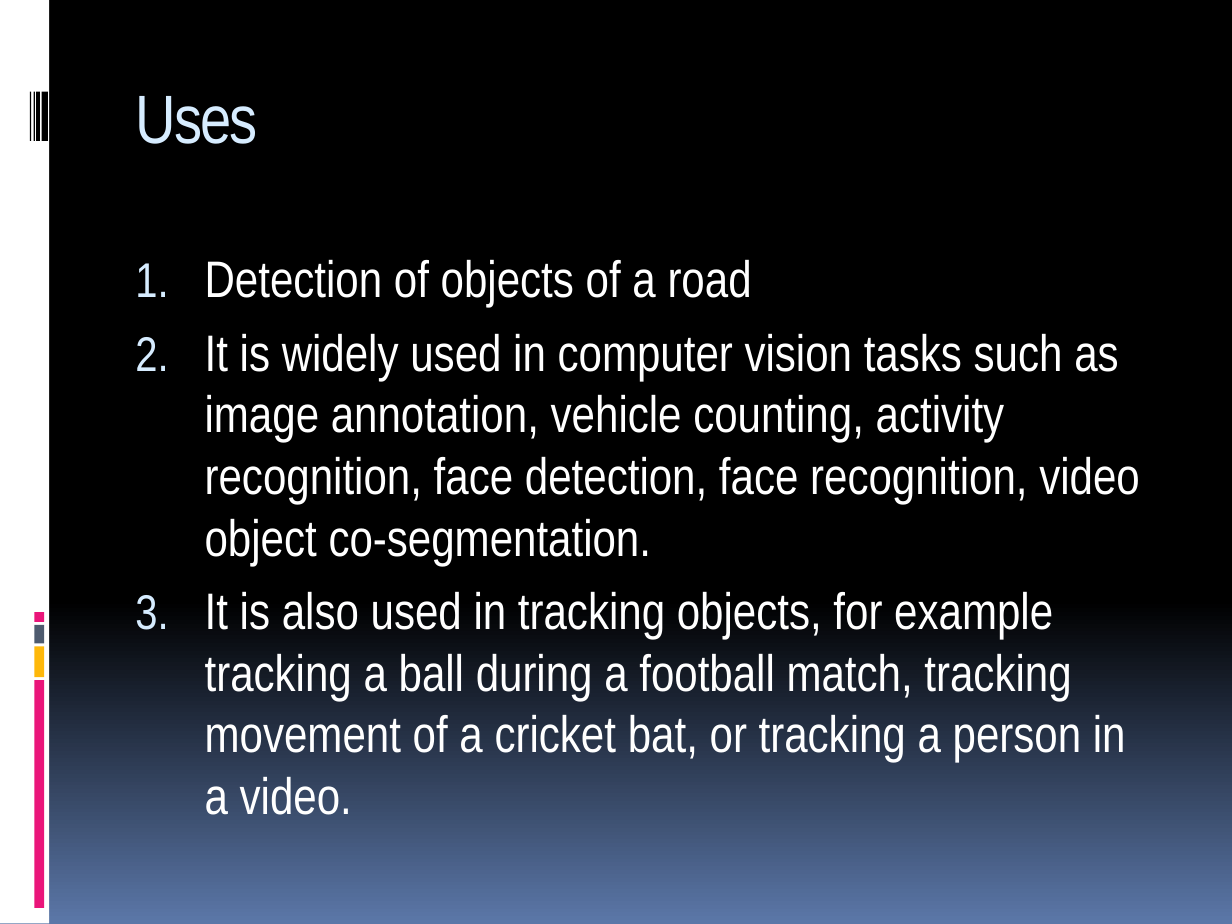
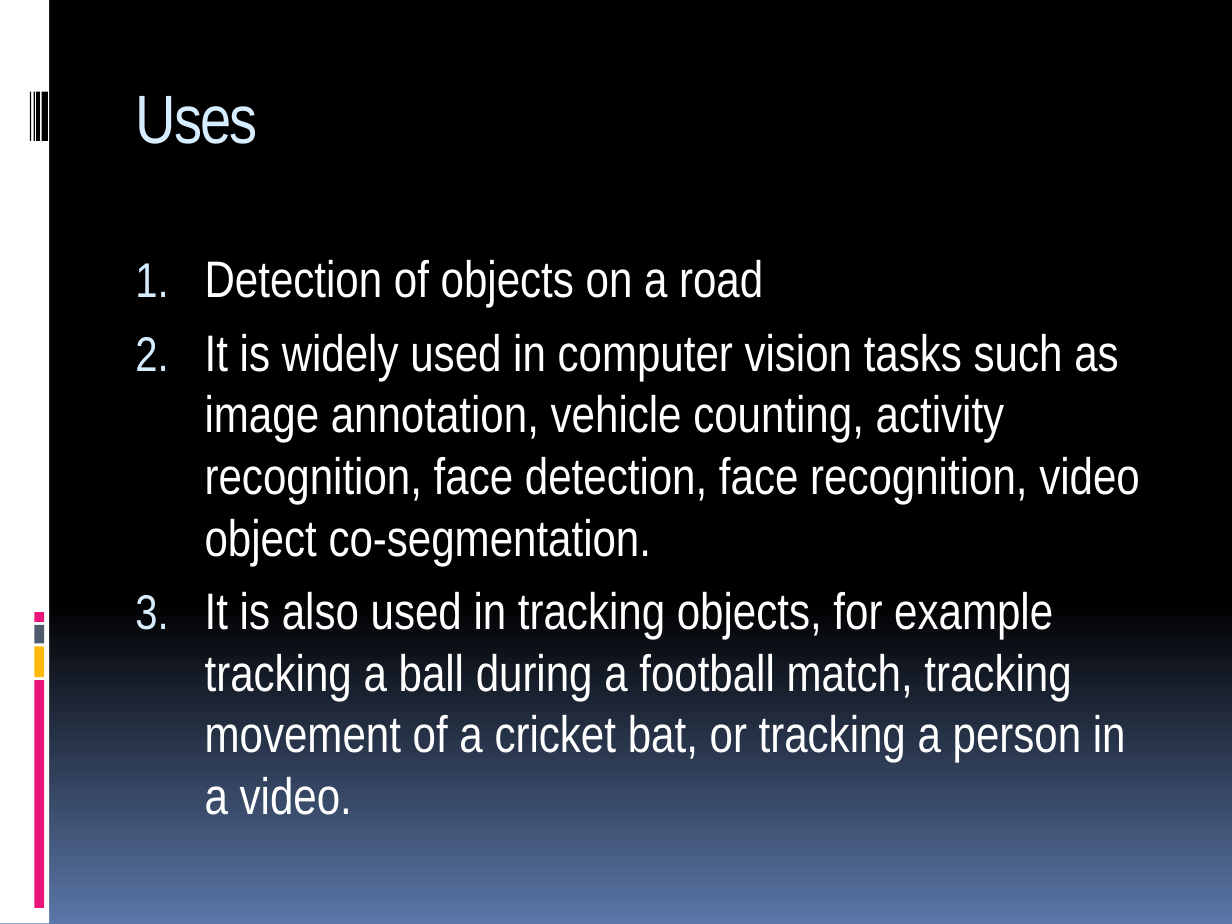
Before and after one commit to ebenezer-isaac/object-detection, a slide deck: slide 3 of Presentation.pptx. Drawn at 1232x924 pixels with LibreOffice and Linux fonts; fonts in the diff are those of the drawing. Boxes give left, top, right and bottom in pixels: in the first picture for what was removed or moved away, otherwise in the second. Text is boxed around its words. In the diff, an @@ line names an element or a change of style, - is before the commit and + after.

```diff
--- a/Presentation.pptx
+++ b/Presentation.pptx
@@ text at box(205, 259, 763, 307): text changed @@
-1. Detection of objects of a road
+1. Detection of objects on a road
```
Also in this commit, not shown: 1 other slide changed, 1 slide added, 1 slide removed, 1 other file.
